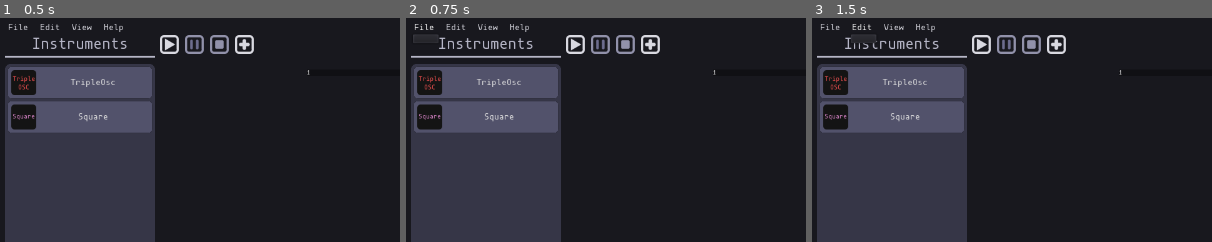
Above: before the commit, frames 1-3 (left to right).
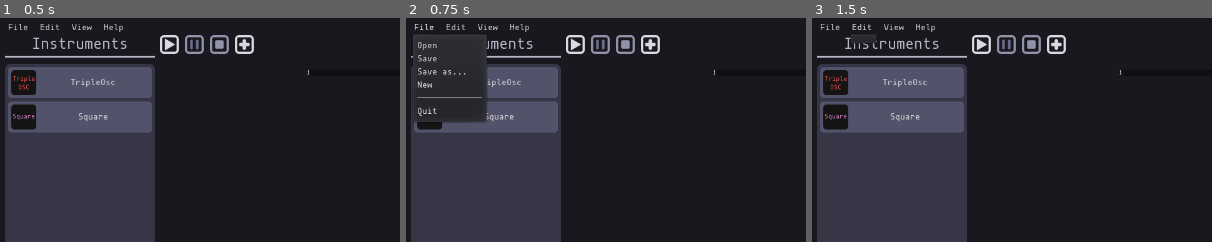
Above: after the commit, the same moments.

Repository: QuadCubedStudios/GoDAW
Game: Godot game, scene res://Main.tscn
Same seed, same stepped clock (60 frames per second), same inputs: the game is played once before the commit and once after it.
Inputs:
- Up to frame 1 (0.5 s): no input
- Up to frame 2 (0.75 s): click "File" at 0.5 s
- Up to frame 3 (1.5 s): click "Edit" at 1.25 s
The pictures show only the part of the screen within x 0-50%, y 0-50%; the shares and areas given below are measured in that part.

Frame 1 is identical in both runs. In frame 2, 4.8% of the frame differs, in the area x 1-21%, y 7-47%; in frame 3, nothing differs.

Commit message:
Added items to the MenuButtons

Diff:
--- /dev/null
+++ b/Editor/Scenes/TopMenu/TopMenu.gd
@@ -0,0 +1,53 @@
+extends HBoxContainer
+
+var menus = {
+	"File": {
+		"node": "FileMenu",
+		"elements": { "Open": "_open", "Save": "", "Save as...": "", "New": "", "Separator": "", "Quit": "" }
+	},
+	"Edit": {
+		"node": "EditMenu",
+		"elements": { }
+	},
+	"View": {
+		"node": "ViewMenu",
+		"elements": {  }
+	},
+	"Help": {
+		"node": "HelpMenu",
+		"elements": {  }
+	}
+}
+onready var file_menu = $FileMenu
+onready var edit_menu = $EditMenu
+onready var view_menu = $ViewMenu
+onready var help_menu = $HelpMenu
+
+func _ready():
+	for menu in menus:
+		var m = menus[menu]
+		var node = get_node(m.node)
+		init_menu(node, m.elements)
+		node.get_popup().connect("id_pressed", self, "on_item_pressed", [menu])
+
+func on_item_pressed(id, menu):
+	var menu_dic = menus[menu]
+	var node = get_node(menu_dic.node)
+
+	var item_name = node.get_popup().get_item_text(id)
+	var func_to_call = menu_dic["elements"][item_name]
+
+	if self.has_method(func_to_call):
+		self.call(func_to_call)
+	else:
+		push_error("NO METHOD CALLED " + func_to_call + " FOUND IN " + self.name)
+
+func _open():
+	print("Opened")
+
+func init_menu(menu, items):
+	for e in items:
+		if e == "Separator":
+			menu.get_popup().add_separator("")
+			continue
+		menu.get_popup().add_item(e)
--- /dev/null
+++ b/Editor/Scenes/TopMenu/TopMenu.tscn
@@ -0,0 +1,46 @@
+[gd_scene load_steps=2 format=2]
+
+[ext_resource path="res://Editor/Scenes/TopMenu/TopMenu.gd" type="Script" id=1]
+
+[node name="TopMenu" type="HBoxContainer"]
+margin_right = 1264.0
+margin_bottom = 17.0
+script = ExtResource( 1 )
+__meta__ = {
+"_edit_use_anchors_": false
+}
+
+[node name="FileMenu" type="MenuButton" parent="."]
+margin_right = 35.0
+margin_bottom = 20.0
+focus_mode = 2
+mouse_default_cursor_shape = 2
+text = "File"
+switch_on_hover = true
+
+[node name="EditMenu" type="MenuButton" parent="."]
+margin_left = 39.0
+margin_right = 75.0
+margin_bottom = 20.0
+focus_mode = 2
+mouse_default_cursor_shape = 2
+text = "Edit"
+switch_on_hover = true
+
+[node name="ViewMenu" type="MenuButton" parent="."]
+margin_left = 79.0
+margin_right = 121.0
+margin_bottom = 20.0
+focus_mode = 2
+mouse_default_cursor_shape = 2
+text = "View"
+switch_on_hover = true
+
+[node name="HelpMenu" type="MenuButton" parent="."]
+margin_left = 125.0
+margin_right = 167.0
+margin_bottom = 20.0
+focus_mode = 2
+mouse_default_cursor_shape = 2
+text = "Help"
+switch_on_hover = true
--- a/Main.tscn
+++ b/Main.tscn
@@ -1,10 +1,11 @@
-[gd_scene load_steps=7 format=2]
+[gd_scene load_steps=8 format=2]
 
 [ext_resource path="res://Panels/ControlPanel/ControlPanel.tscn" type="PackedScene" id=1]
 [ext_resource path="res://Theme/Default/GoDAWTheme.tres" type="Theme" id=2]
 [ext_resource path="res://Panels/SongEditor/SongEditor.tscn" type="PackedScene" id=3]
 [ext_resource path="res://Main.gd" type="Script" id=4]
 [ext_resource path="res://Panels/Instruments/InstrumentsPanel.tscn" type="PackedScene" id=5]
+[ext_resource path="res://Editor/Scenes/TopMenu/TopMenu.tscn" type="PackedScene" id=6]
 [ext_resource path="res://util/scripts/Players.gd" type="Script" id=11]
 
 [node name="Main" type="Control"]
@@ -27,47 +28,7 @@
 "_edit_use_anchors_": false
 }
 
-[node name="TopMenu" type="HBoxContainer" parent="VBoxContainer"]
-margin_right = 1264.0
-margin_bottom = 17.0
-__meta__ = {
-"_edit_use_anchors_": false
-}
-
-[node name="FileMenu" type="MenuButton" parent="VBoxContainer/TopMenu"]
-margin_right = 47.0
-margin_bottom = 17.0
-focus_mode = 2
-mouse_default_cursor_shape = 2
-text = "File"
-switch_on_hover = true
-
-[node name="EditMenu" type="MenuButton" parent="VBoxContainer/TopMenu"]
-margin_left = 51.0
-margin_right = 98.0
-margin_bottom = 17.0
-focus_mode = 2
-mouse_default_cursor_shape = 2
-text = "Edit"
-switch_on_hover = true
-
-[node name="ViewMenu" type="MenuButton" parent="VBoxContainer/TopMenu"]
-margin_left = 102.0
-margin_right = 149.0
-margin_bottom = 17.0
-focus_mode = 2
-mouse_default_cursor_shape = 2
-text = "View"
-switch_on_hover = true
-
-[node name="HelpMenu" type="MenuButton" parent="VBoxContainer/TopMenu"]
-margin_left = 153.0
-margin_right = 200.0
-margin_bottom = 17.0
-focus_mode = 2
-mouse_default_cursor_shape = 2
-text = "Help"
-switch_on_hover = true
+[node name="TopMenu" parent="VBoxContainer" instance=ExtResource( 6 )]
 
 [node name="HBoxContainer" type="HBoxContainer" parent="VBoxContainer"]
 margin_top = 21.0
